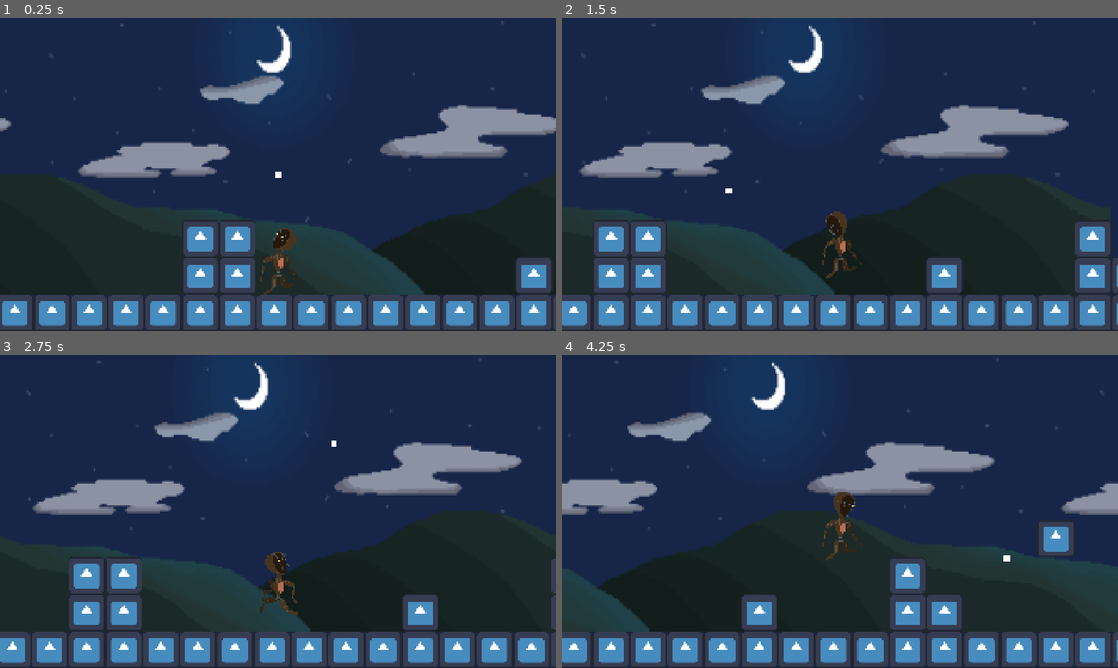
Above: before the commit, frames 1-4 (two rows, left to right).
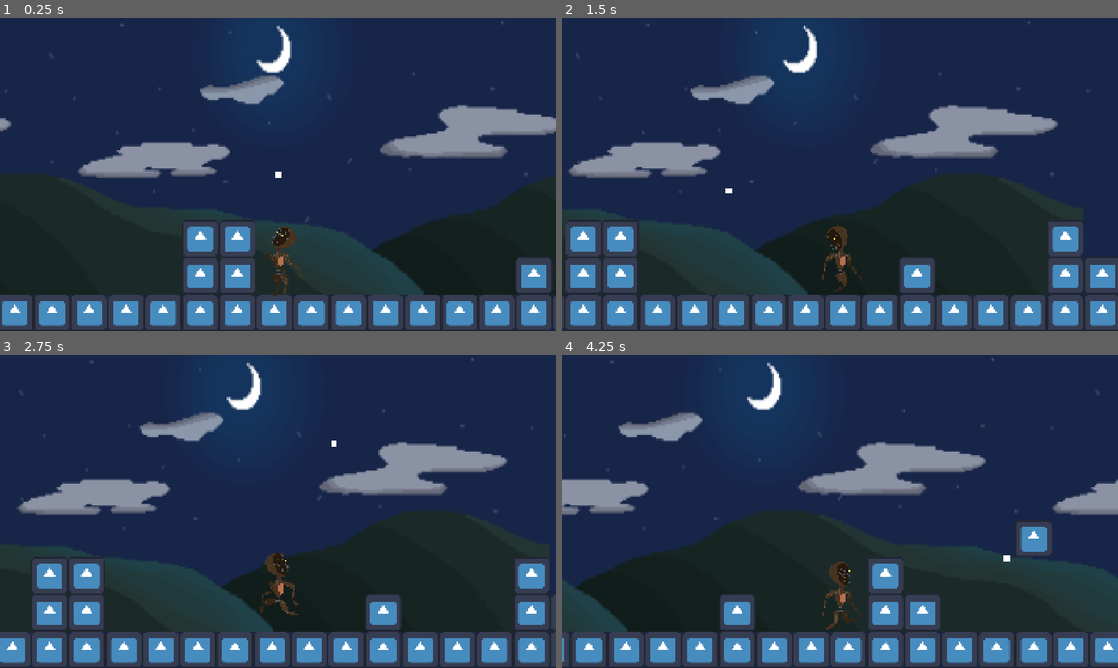
Above: after the commit, the same moments.

Repository: State0fFlux/Strings-Attached
Game: Godot game, scene res://scenes/ShowManager.tscn
Same seed, same stepped clock (60 frames per second), same inputs: the game is played once before the commit and once after it. The engine's default icon, where the game draws it, is replaced by a stand-in: a white triangle on a blue panel in a dark square.
Inputs (mouse positions are in pixels of both pictures, inside the frame that each line leads up to):
- Up to frame 1 (0.25 s): no input
- Up to frame 2 (1.5 s): move the mouse to (962, 158) at 0.52 s; hold D (Right) from 0.53 s (still down); tap Space (Jump) at 0.6, 0.77, 1.07 s; move the mouse to (728, 190) at 1.27 s; tap W (ZoomIn) at 1.35 s
- Up to frame 3 (2.75 s): tap Space (Jump) at 1.52, 1.55, 1.82, 2.3 s; move the mouse to (333, 442) at 2.02 s; release D (Right) at 2.03 s; hold A (Left) from 2.03 s (still down); hold S (ZoomOut) from 2.03 s (still down)
- Up to frame 4 (4.25 s): move the mouse to (812, 574) at 2.77 s; release A (Left) at 2.78 s; release S (ZoomOut) at 2.78 s; hold D (Right) from 2.78 s (still down); tap Space (Jump) at 2.85, 3.02, 3.32, 3.77, 3.8, 4.07 s; move the mouse to (1006, 558) at 3.52 s; hold W (ZoomIn) from 3.53 s (still down)

The runs differ from the first frame. In frame 1, 0.3% of the frame differs, in the area x 46-55%, y 66-89%; in frame 2, 17%, in the area x 0-100%, y 1-100%; in frame 3, 12%; in frame 4, 15%.

Commit message:
Jetpack-style jump

Diff:
--- a/character/Clockwork.gd
+++ b/character/Clockwork.gd
@@ -1,7 +1,8 @@
 extends CharacterBody2D
 
-const JUMP_VELOCITY = -500
-const SPEED = 550
+const JUMP_VELOCITY = -1000 # -500
+const SPEED = 650
+const weight = 8 # 4
 
 var immobilized = false
 var facing = "Right"
@@ -9,19 +10,33 @@
 @onready var anim = $AnimationPlayer
 @onready var head_sprite = $Body/Head
 @onready var head_bone = $Bones/Core/Head
+@onready var jump_timer = $JumpTimer
 
 
 func _physics_process(delta: float) -> void:
-	# Add the gravity.
+	# Handle vertical movement
 	if not is_on_floor():
-		anim.play("jump" + facing)
-		velocity += get_gravity() * delta
-	# Handle jump.
+		if velocity.y < 0: # going up
+			anim.play("jump" + facing)
+			#velocity += get_gravity() * delta
+		else: # going down
+			anim.play("fall" + facing)
+			#velocity += get_gravity() * delta * weight
+		if jump_timer.is_stopped() or velocity.y > 0: # apply weighted gravity
+			print("hard")
+			velocity += get_gravity() * delta * weight
+		else: # slower fall
+			print("soft")
+			velocity += get_gravity() * delta
+
+	# Handle jump input
 	if Input.is_action_just_pressed("Jump") and is_on_floor() and not immobilized:
 		velocity.y = JUMP_VELOCITY
+		jump_timer.start()
+	if Input.is_action_just_released("Jump") and not is_on_floor() and not immobilized:
+		jump_timer.stop()
 
-	# Get the input direction and handle the movement/deceleration.
-	# As good practice, you should replace UI actions with custom gameplay actions.
+	# Handle horizontal movement
 	var direction := Input.get_axis("Left", "Right")
 	if direction and not immobilized:
 		velocity.x = direction * SPEED
--- a/character/Clockwork.tscn
+++ b/character/Clockwork.tscn
@@ -17,9 +17,8 @@
 [ext_resource type="SkeletonModificationStack2D" uid="uid://duailn7gy10sx" path="res://resources/right_movement.tres" id="14_8t3fi"]
 [ext_resource type="Texture2D" uid="uid://obfcgnig23ne" path="res://art/clockwork/front/rThigh.png" id="14_a54qd"]
 
-[sub_resource type="CapsuleShape2D" id="CapsuleShape2D_5jucb"]
-radius = 163.0
-height = 792.0
+[sub_resource type="RectangleShape2D" id="RectangleShape2D_8q1fb"]
+size = Vector2(448, 928)
 
 [sub_resource type="Animation" id="Animation_8q1fb"]
 
@@ -829,12 +828,10 @@
 [node name="Camera2D" type="Camera2D" parent="."]
 position = Vector2(-1.5, -23)
 limit_bottom = 128
-metadata/_edit_lock_ = true
 
 [node name="CollisionShape2D" type="CollisionShape2D" parent="."]
 z_index = -2
-shape = SubResource("CapsuleShape2D_5jucb")
-metadata/_edit_lock_ = true
+shape = SubResource("RectangleShape2D_8q1fb")
 
 [node name="IKTargets" type="Node2D" parent="."]
 
@@ -870,7 +867,6 @@
 position = Vector2(339, 284)
 
 [node name="Body" type="Node2D" parent="."]
-metadata/_edit_lock_ = true
 
 [node name="Right" type="Node2D" parent="Body"]
 z_index = 1
@@ -878,17 +874,17 @@
 [node name="RLeg" type="Node2D" parent="Body/Right"]
 
 [node name="RShin" type="Sprite2D" parent="Body/Right/RLeg"]
-position = Vector2(-30.1819, 336.93)
-rotation = -0.658306
-scale = Vector2(0.999887, 0.999887)
+position = Vector2(-30.3732, 336.929)
+rotation = -0.659275
+scale = Vector2(1.00076, 1.00076)
 texture = ExtResource("12_b48ef")
 offset = Vector2(-5, 81)
 metadata/_edit_lock_ = true
 
 [node name="RThigh" type="Sprite2D" parent="Body/Right/RLeg"]
-position = Vector2(34.9998, 185)
-rotation = 0.532631
-scale = Vector2(0.999895, 0.999895)
+position = Vector2(34.7647, 185)
+rotation = 0.532389
+scale = Vector2(0.999786, 0.999786)
 texture = ExtResource("14_a54qd")
 offset = Vector2(17, 77)
 metadata/_edit_lock_ = true
@@ -925,7 +921,6 @@
 scale = Vector2(0.999858, 0.999858)
 texture = ExtResource("3_ropgy")
 offset = Vector2(-1, -161)
-metadata/_edit_lock_ = true
 
 [node name="Head" type="Sprite2D" parent="Body"]
 position = Vector2(16, -216.003)
@@ -946,7 +941,6 @@
 scale = Vector2(0.999889, 0.999889)
 texture = ExtResource("11_bc03q")
 offset = Vector2(5, 81)
-metadata/_edit_lock_ = true
 
 [node name="LThigh" type="Sprite2D" parent="Body/Left/LLeg"]
 position = Vector2(-36, 185)
@@ -954,14 +948,13 @@
 scale = Vector2(0.999895, 0.999895)
 texture = ExtResource("13_gbeyn")
 offset = Vector2(-18, 77)
-metadata/_edit_lock_ = true
 
 [node name="LArm" type="Node2D" parent="Body/Left"]
 
 [node name="LHand" type="Sprite2D" parent="Body/Left/LArm"]
 position = Vector2(-223.118, 174.592)
-rotation = 0.324612
-scale = Vector2(0.999516, 0.999516)
+rotation = 0.324611
+scale = Vector2(0.999521, 0.999521)
 texture = ExtResource("5_8q1fb")
 offset = Vector2(6, 56)
 metadata/_edit_lock_ = true
@@ -985,21 +978,18 @@
 [node name="Bones" type="Skeleton2D" parent="."]
 position = Vector2(-1, 0)
 modification_stack = ExtResource("14_8q1fb")
-metadata/_edit_lock_ = true
 
 [node name="Core" type="Bone2D" parent="Bones"]
 position = Vector2(0, 161)
 rotation = 0.0354357
 scale = Vector2(0.999858, 0.999858)
 rest = Transform2D(0.99923, 0.0354233, -0.0354233, 0.99923, 0, 161)
-metadata/_edit_lock_ = true
 
 [node name="LShoulder" type="Bone2D" parent="Bones/Core"]
 position = Vector2(-98.2606, -224.715)
 rotation = -0.345324
 scale = Vector2(0.999872, 0.999872)
 rest = Transform2D(0.940846, -0.338459, 0.338459, 0.940846, -98.2606, -224.715)
-metadata/_edit_lock_ = true
 metadata/_local_pose_override_enabled_ = true
 
 [node name="LForearm" type="Bone2D" parent="Bones/Core/LShoulder"]
@@ -1007,7 +997,6 @@
 rotation = 0.284504
 scale = Vector2(0.999907, 0.999907)
 rest = Transform2D(0.959712, 0.280656, -0.280656, 0.959712, -44.0001, 111.006)
-metadata/_edit_lock_ = true
 metadata/_local_pose_override_enabled_ = true
 
 [node name="LHand" type="Bone2D" parent="Bones/Core/LShoulder/LForearm"]
@@ -1031,14 +1020,12 @@
 
 [node name="RemoteTransform2D" type="RemoteTransform2D" parent="Bones/Core/LShoulder"]
 remote_path = NodePath("../../../../Body/Left/LArm/LShoulder")
-metadata/_edit_lock_ = true
 
 [node name="RShoulder" type="Bone2D" parent="Bones/Core"]
 position = Vector2(98.7231, -223.284)
 rotation = 2.97725
 scale = Vector2(0.999862, 0.999862)
 rest = Transform2D(0.959829, 0.280095, -0.280095, 0.959829, 98.7231, -223.284)
-metadata/_edit_lock_ = true
 metadata/_local_pose_override_enabled_ = true
 
 [node name="RForearm" type="Bone2D" parent="Bones/Core/RShoulder"]
@@ -1046,7 +1033,6 @@
 rotation = -0.27611
 scale = Vector2(0.999939, 0.999939)
 rest = Transform2D(0.962065, -0.272598, 0.272598, 0.962065, 43, 111)
-metadata/_edit_lock_ = true
 metadata/_local_pose_override_enabled_ = true
 
 [node name="RHand" type="Bone2D" parent="Bones/Core/RShoulder/RForearm"]
@@ -1070,7 +1056,6 @@
 
 [node name="RemoteTransform2D" type="RemoteTransform2D" parent="Bones/Core/RShoulder"]
 remote_path = NodePath("../../../../Body/Right/RArm/RShoulder")
-metadata/_edit_lock_ = true
 
 [node name="Head" type="Bone2D" parent="Bones/Core"]
 position = Vector2(3.6333, -377.422)
@@ -1083,24 +1068,20 @@
 
 [node name="RemoteTransform2D" type="RemoteTransform2D" parent="Bones/Core/Head"]
 remote_path = NodePath("../../../../Body/Head")
-metadata/_edit_lock_ = true
 
 [node name="RemoteTransform2D" type="RemoteTransform2D" parent="Bones/Core"]
 remote_path = NodePath("../../../Body/Torso")
-metadata/_edit_lock_ = true
 
 [node name="Hip" type="Bone2D" parent="Bones"]
 position = Vector2(0, 161)
 scale = Vector2(0.999999, 0.999999)
 rest = Transform2D(0.999999, 0, 0, 0.999999, 0, 161)
-metadata/_edit_lock_ = true
 
 [node name="LThigh" type="Bone2D" parent="Bones/Hip"]
 position = Vector2(-35, 24)
 rotation = 0.0147716
 scale = Vector2(0.999896, 0.999896)
 rest = Transform2D(0.999787, 0.0147695, -0.0147695, 0.999787, -35, 24)
-metadata/_edit_lock_ = true
 metadata/_local_pose_override_enabled_ = true
 
 [node name="LShin" type="Bone2D" parent="Bones/Hip/LThigh"]
@@ -1111,7 +1092,6 @@
 auto_calculate_length_and_angle = false
 length = 150.0
 bone_angle = 90.0
-metadata/_edit_lock_ = true
 metadata/_local_pose_override_enabled_ = true
 
 [node name="RemoteTransform2D" type="RemoteTransform2D" parent="Bones/Hip/LThigh/LShin"]
@@ -1120,14 +1100,12 @@
 
 [node name="RemoteTransform2D" type="RemoteTransform2D" parent="Bones/Hip/LThigh"]
 remote_path = NodePath("../../../../Body/Left/LLeg/LThigh")
-metadata/_edit_lock_ = true
 
 [node name="RThigh" type="Bone2D" parent="Bones/Hip"]
 position = Vector2(36, 24)
 rotation = -0.0710438
 scale = Vector2(0.999899, 0.999899)
 rest = Transform2D(0.997377, -0.0709769, 0.0709769, 0.997377, 36, 24)
-metadata/_edit_lock_ = true
 metadata/_local_pose_override_enabled_ = true
 
 [node name="RShin" type="Bone2D" parent="Bones/Hip/RThigh"]
@@ -1138,7 +1116,6 @@
 auto_calculate_length_and_angle = false
 length = 150.0
 bone_angle = 90.0
-metadata/_edit_lock_ = true
 metadata/_local_pose_override_enabled_ = true
 
 [node name="RemoteTransform2D" type="RemoteTransform2D" parent="Bones/Hip/RThigh/RShin"]
@@ -1147,9 +1124,13 @@
 
 [node name="RemoteTransform2D" type="RemoteTransform2D" parent="Bones/Hip/RThigh"]
 remote_path = NodePath("../../../../Body/Right/RLeg/RThigh")
-metadata/_edit_lock_ = true
 
 [node name="AnimationPlayer" type="AnimationPlayer" parent="."]
 libraries = {
 &"": SubResource("AnimationLibrary_ropgy")
 }
+
+[node name="JumpTimer" type="Timer" parent="."]
+process_callback = 0
+wait_time = 0.2
+one_shot = true
--- a/scenes/Act0.tscn
+++ b/scenes/Act0.tscn
@@ -229,7 +229,7 @@
 [node name="Act0" type="Node2D"]
 
 [node name="Props" type="TileMapLayer" parent="."]
-tile_map_data = PackedByteArray("AAASAP3/AAAAAAAAAAA=")
+tile_map_data = PackedByteArray("AAASAP3/AAAAAAAAAAAXAPz/AAAAAAAAAAAbAPz/AAAAAAAAAAAgAPz/AAAAAAAAAAAmAPz/AAAAAAAAAAAWAPz/AAAAAAAAAAA=")
 tile_set = SubResource("TileSet_er620")
 
 [node name="Floor" type="TileMapLayer" parent="."]
